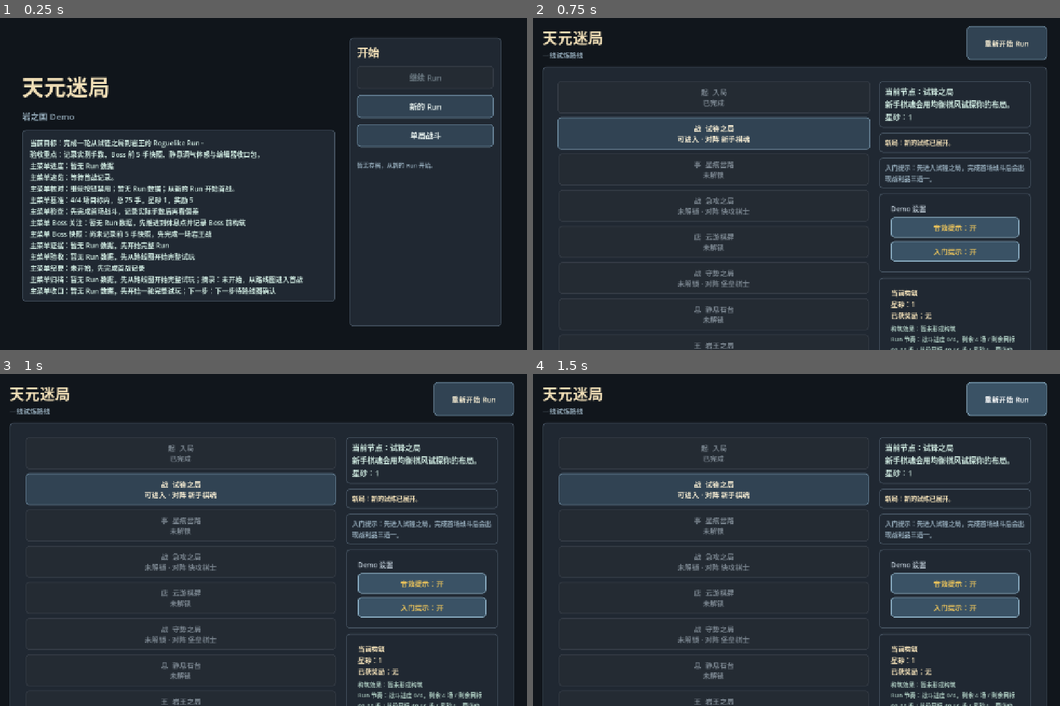
Above: before the commit, frames 1-4 (two rows, left to right).
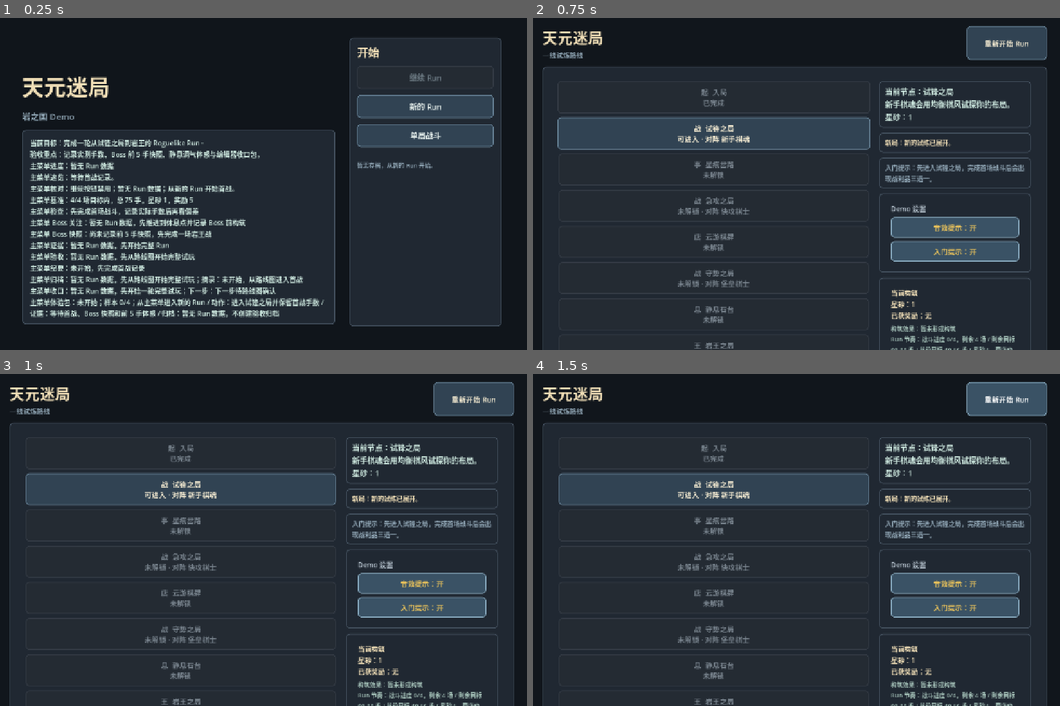
Above: after the commit, the same moments.

Repository: eason522/game
Game: Godot game, scene res://scenes/ui/MainMenu.tscn
Same seed, same stepped clock (60 frames per second), same inputs: the game is played once before the commit and once after it.
Inputs:
- Up to frame 1 (0.25 s): no input
- Up to frame 2 (0.75 s): click "新的 Run" at 0.5 s
- Up to frame 3 (1 s): no input
- Up to frame 4 (1.5 s): click "重新开始 Run" at 1.25 s

The runs differ from the first frame. In frame 1, 2.1% of the frame differs, in the area x 4-64%, y 84-93%; in frame 2, nothing differs; in frame 3, nothing differs; in frame 4, nothing differs.

Commit message:
推进完整 Demo 实机验收体验包
新增 RunPlaytestSimulator 的 Demo 验收包聚合输出，并接入主菜单与路线侧栏。

补充主菜单和路线反馈冒烟测试，覆盖继续试玩、Boss-only 复核与稳定完整 Run 可交付验收状态。

Diff:
--- a/scripts/roguelike/RunMapScene.gd
+++ b/scripts/roguelike/RunMapScene.gd
@@ -739,6 +739,7 @@
 	var editor_archive_lines := playtest_simulator.get_editor_archive_record_lines(run_state)
 	var editor_recap_lines := playtest_simulator.get_editor_recap_excerpt_lines(run_state)
 	var editor_closeout_packet_lines := playtest_simulator.get_editor_closeout_packet_lines(run_state)
+	var demo_acceptance_packet_lines := playtest_simulator.get_demo_acceptance_packet_lines(run_state)
 	var boss_validation_lines := playtest_simulator.get_boss_pressure_validation_lines(run_state)
 	var boss_observation_lines := run_state.get_boss_opening_observation_lines()
 	var boss_pressure_lines := run_state.get_boss_opening_pressure_lines()
@@ -771,6 +772,7 @@
 		_live_playtest_checklist_text(),
 		_single_axis_tuning_text(),
 	]
+	build_summary_label.text += "\n%s" % " / ".join(demo_acceptance_packet_lines)
 	build_summary_label.text += "\n%s" % " / ".join(boss_validation_lines)
 
 
--- a/scripts/roguelike/RunPlaytestSimulator.gd
+++ b/scripts/roguelike/RunPlaytestSimulator.gd
@@ -1019,6 +1019,70 @@
 	]
 
 
+func get_demo_acceptance_packet_lines(run_state) -> Array:
+	if run_state == null or not run_state.has_method("get_run_pacing_summary") or not run_state.has_method("get_battle_pacing_records"):
+		return [
+			"Demo 验收包：未开始；样本 0/4；从主菜单进入新的 Run",
+			"Demo 验收包：动作：进入试锋之局并保留首战手数",
+			"Demo 验收包：证据：等待首战、Boss 快照和前 5 手体感",
+			"Demo 验收包：归档：暂无 Run 数据，不创建验收归档",
+		]
+
+	var pacing: Dictionary = run_state.get_run_pacing_summary()
+	var recorded_battles: int = pacing.get("recorded_battle_nodes", 0)
+	var total_battles: int = pacing.get("total_battle_nodes", 0)
+	var boss_record := _boss_pacing_record(run_state.get_battle_pacing_records())
+	var pressure_text := _boss_opening_pressure_acceptance_label(_boss_opening_pressure_level(run_state))
+	var feel_label: String = run_state.get_boss_opening_feel_label() if run_state.has_method("get_boss_opening_feel_label") else "未记录"
+	var status := "开放样本"
+
+	if run_state.run_failed:
+		status = "失败复盘"
+	elif recorded_battles < total_battles:
+		status = "继续试玩"
+	elif boss_record.is_empty():
+		status = "缺 Boss 结算"
+	elif _boss_opening_pressure_level(run_state) == RunStateScript.BOSS_OPENING_PRESSURE_HIGH:
+		status = "Boss-only 复核"
+	elif run_state.boss_opening_feel.is_empty():
+		status = "待补 Boss 体感"
+	elif run_state.boss_opening_feel == RunStateScript.BOSS_OPENING_FEEL_STABLE and _boss_opening_pressure_level(run_state) == RunStateScript.BOSS_OPENING_PRESSURE_STABLE and pacing.get("on_target_count", 0) == recorded_battles:
+		status = "可交付 Demo 验收体验包"
+	elif run_state.boss_opening_feel == RunStateScript.BOSS_OPENING_FEEL_PRESSURE:
+		status = "Boss 手感轴复核"
+	elif run_state.boss_opening_feel == RunStateScript.BOSS_OPENING_FEEL_UNCLEAR:
+		status = "待补可复盘样本"
+	else:
+		status = "证据未闭合"
+
+	var next_action := _trim_first_line(get_editor_next_action_lines(run_state), "编辑器指引：")
+	var evidence := _trim_first_line(get_editor_evidence_checklist_lines(run_state), "编辑器证据：")
+	var archive := _trim_first_line(get_editor_archive_record_lines(run_state), "编辑器归档：")
+	var note := _trim_first_line(get_editor_acceptance_note_lines(run_state), "编辑器纪要：")
+	var boss_text := "Boss 未结算"
+
+	if not boss_record.is_empty():
+		boss_text = "Boss %d 手，快照%s，体感：%s" % [
+			boss_record.get("actual_turn_count", 0),
+			pressure_text,
+			feel_label,
+		]
+
+	return [
+		"Demo 验收包：%s；样本 %d/%d，目标内 %d/%d，总 %d 手" % [
+			status,
+			recorded_battles,
+			total_battles,
+			pacing.get("on_target_count", 0),
+			recorded_battles,
+			pacing.get("actual_turn_total", 0),
+		],
+		"Demo 验收包：动作：%s" % next_action,
+		"Demo 验收包：证据：%s；%s" % [evidence, boss_text],
+		"Demo 验收包：归档：%s；纪要：%s" % [archive, note],
+	]
+
+
 func get_single_axis_tuning_candidates(run_state) -> Array:
 	if run_state == null or not run_state.has_method("get_run_pacing_summary"):
 		return ["单轴候选：暂无 Run 数据，先完成一次实机记录"]
@@ -1464,6 +1528,13 @@
 	return run_state.get_boss_opening_pressure_level()
 
 
+func _trim_first_line(lines: Array, prefix: String) -> String:
+	if lines.is_empty():
+		return ""
+
+	return String(lines[0]).trim_prefix(prefix)
+
+
 func _boss_opening_pressure_acceptance_label(pressure_level: String) -> String:
 	match pressure_level:
 		RunStateScript.BOSS_OPENING_PRESSURE_HIGH:
--- a/scripts/ui/MainMenu.gd
+++ b/scripts/ui/MainMenu.gd
@@ -160,7 +160,7 @@
 		var snapshot_lines: Array = playtest_simulator.get_live_playtest_snapshot_lines(resume_state)
 		continue_button.text = _resume_button_text(resume_state)
 		status_label.text = "检测到可继续的 Run。\n%s" % _first_line(next_action_lines)
-		summary_label.text = "%s\n主菜单进度：%s\n主菜单速览：%s\n%s\n%s\n%s\n%s\n%s\n%s\n%s\n%s\n%s\n%s" % [
+		summary_label.text = "%s\n主菜单进度：%s\n主菜单速览：%s\n%s\n%s\n%s\n%s\n%s\n%s\n%s\n%s\n%s\n%s\n%s" % [
 			_base_summary_text(),
 			_first_line(snapshot_lines).trim_prefix("实机快照："),
 			" / ".join(closeout_lines),
@@ -174,11 +174,12 @@
 			_get_main_menu_acceptance_note_line(resume_state),
 			_get_main_menu_archive_excerpt_line(resume_state),
 			_get_main_menu_closeout_line(resume_state),
+			_get_main_menu_demo_packet_line(resume_state),
 		]
 	else:
 		continue_button.text = "继续 Run"
 		status_label.text = "暂无存档，从新的 Run 开始。"
-		summary_label.text = "%s\n主菜单进度：暂无 Run 数据\n主菜单速览：等待首战记录。\n主菜单核对：继续按钮禁用；暂无 Run 数据；从新的 Run 开始首战。\n%s\n%s\n%s\n%s\n%s\n%s\n%s\n%s\n%s" % [
+		summary_label.text = "%s\n主菜单进度：暂无 Run 数据\n主菜单速览：等待首战记录。\n主菜单核对：继续按钮禁用；暂无 Run 数据；从新的 Run 开始首战。\n%s\n%s\n%s\n%s\n%s\n%s\n%s\n%s\n%s\n%s" % [
 			_base_summary_text(),
 			_get_main_menu_baseline_line(),
 			_get_main_menu_playtest_check_line(null),
@@ -189,6 +190,7 @@
 			_get_main_menu_acceptance_note_line(null),
 			_get_main_menu_archive_excerpt_line(null),
 			_get_main_menu_closeout_line(null),
+			_get_main_menu_demo_packet_line(null),
 		]
 
 
@@ -313,6 +315,16 @@
 	]
 
 
+func _get_main_menu_demo_packet_line(run_state) -> String:
+	var packet_lines: Array = playtest_simulator.get_demo_acceptance_packet_lines(run_state)
+	var trimmed_lines: Array = []
+
+	for line in packet_lines:
+		trimmed_lines.append(String(line).trim_prefix("Demo 验收包："))
+
+	return "主菜单体验包：%s" % " / ".join(trimmed_lines)
+
+
 func _resume_button_text(run_state) -> String:
 	if run_state == null:
 		return "继续 Run"
--- a/tests/main_menu_smoke.gd
+++ b/tests/main_menu_smoke.gd
@@ -82,6 +82,9 @@
 	if scene.summary_label == null or not scene.summary_label.text.contains("主菜单收口") or not scene.summary_label.text.contains("暂无 Run 数据"):
 		failures.append("main menu: expected no-save closeout line")
 
+	if scene.summary_label == null or not scene.summary_label.text.contains("主菜单体验包") or not scene.summary_label.text.contains("未开始；样本 0/4"):
+		failures.append("main menu: expected no-save demo acceptance packet line")
+
 	var run_state := RunStateScript.new(MapGeneratorScript.new().generate_linear_route())
 	RunSaveScript.save_state(run_state)
 	scene._refresh_continue_state()
@@ -132,6 +135,9 @@
 
 	if scene.summary_label == null or not scene.summary_label.text.contains("主菜单收口") or not scene.summary_label.text.contains("样本未齐 0/4"):
 		failures.append("main menu: expected saved-run closeout line to keep the sample open")
+
+	if scene.summary_label == null or not scene.summary_label.text.contains("主菜单体验包") or not scene.summary_label.text.contains("继续试玩；样本 0/4"):
+		failures.append("main menu: expected saved-run demo acceptance packet to keep the sample open")
 
 	run_state.resolve_current_node(true, [{
 		"id": "smoke_reward",
@@ -171,6 +177,9 @@
 	if scene.summary_label == null or not scene.summary_label.text.contains("主菜单收口") or not scene.summary_label.text.contains("继续完整 Run"):
 		failures.append("main menu: expected closeout line to point partial saved runs back into the full run")
 
+	if scene.summary_label == null or not scene.summary_label.text.contains("主菜单体验包") or not scene.summary_label.text.contains("继续试玩；样本 1/4"):
+		failures.append("main menu: expected partial saved-run demo acceptance packet to request a full run")
+
 	run_state.pending_rewards.clear()
 	run_state.pending_reward_node_index = -1
 	run_state.run_completed = true
@@ -286,6 +295,9 @@
 	if scene.summary_label == null or not scene.summary_label.text.contains("主菜单收口") or not scene.summary_label.text.contains("保持当前数值"):
 		failures.append("main menu: expected accepted run closeout result on the menu")
 
+	if scene.summary_label == null or not scene.summary_label.text.contains("主菜单体验包") or not scene.summary_label.text.contains("可交付 Demo 验收体验包"):
+		failures.append("main menu: expected accepted run demo acceptance packet on the menu")
+
 	scene.queue_free()
 	RunSaveScript.delete_save()
 
--- a/tests/run_map_feedback_smoke.gd
+++ b/tests/run_map_feedback_smoke.gd
@@ -132,6 +132,9 @@
 
 	if scene.build_summary_label == null or not scene.build_summary_label.text.contains("等待首战记录；当前不可收口"):
 		failures.append("run map feedback: expected fresh editor closeout packet to wait for the first record")
+
+	if scene.build_summary_label == null or not scene.build_summary_label.text.contains("Demo 验收包") or not scene.build_summary_label.text.contains("继续试玩；样本 0/4"):
+		failures.append("run map feedback: expected fresh demo acceptance packet to keep the sample open")
 
 	if scene.build_summary_label == null or not scene.build_summary_label.text.contains("调参建议"):
 		failures.append("run map feedback: expected build panel to show tuning suggestions")
@@ -464,6 +467,9 @@
 	if scene.build_summary_label == null or not scene.build_summary_label.text.contains("结论只允许 Boss-only 复核"):
 		failures.append("run map feedback: expected editor evidence to isolate pressure-heavy boss review")
 
+	if scene.build_summary_label == null or not scene.build_summary_label.text.contains("Boss-only 复核；样本 4/4"):
+		failures.append("run map feedback: expected demo acceptance packet to isolate pressure-heavy boss review")
+
 	if scene.build_summary_label == null or not scene.build_summary_label.text.contains("完整 Run 已齐但 Boss 快照压力偏高"):
 		failures.append("run map feedback: expected editor note to mark pressure-heavy boss review")
 
@@ -553,6 +559,9 @@
 	if scene.build_summary_label == null or not scene.build_summary_label.text.contains("保持当前数值并归档"):
 		failures.append("run map feedback: expected editor closeout packet to archive stable demo acceptance")
 
+	if scene.build_summary_label == null or not scene.build_summary_label.text.contains("可交付 Demo 验收体验包") or not scene.build_summary_label.text.contains("归档：可归档 Demo 验收"):
+		failures.append("run map feedback: expected demo acceptance packet to close stable full-run evidence")
+
 	scene.queue_free()
 	root.remove_meta(RUN_STATE_META)
 	root.remove_meta(DEMO_SOUND_ENABLED_META)
Not shown, changed: DEVELOPMENT_PLAN.md
Not shown, changed: README.md
